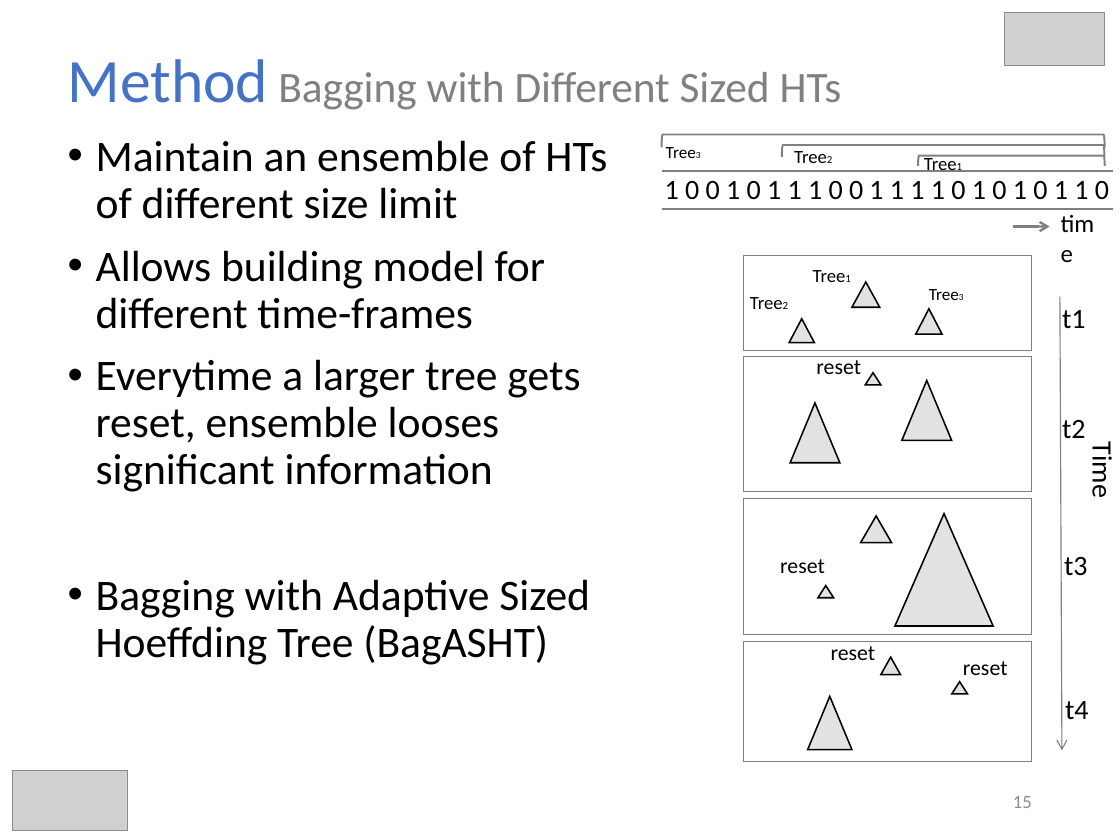
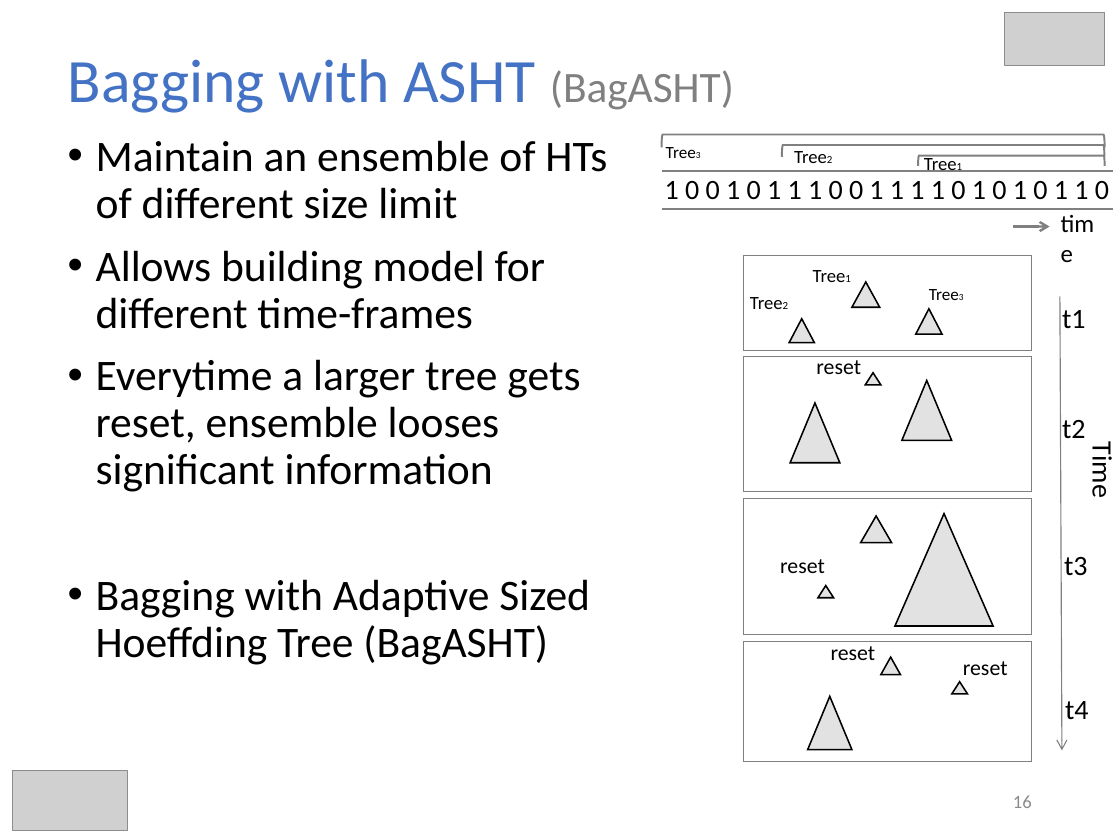
Before and after one commit to hmsgit/minestream, a slide deck: slide 16 of presentation/thesis.pptx (slide 15 before the commit). Drawn at 1120x840 pixels with LibreOffice and Linux fonts; fonts in the diff are those of the drawing; grey boxes stand for pictures. Boxes give left, top, right and bottom in pixels: in the first picture for what was removed or moved away, otherwise in the second. Text is boxed around its words. In the diff, an @@ line names an element or a change of style, - is before the commit and + after.

Commit message:
fixed titles

```diff
--- a/presentation/thesis.pptx
+++ b/presentation/thesis.pptx
@@ title at [68,59,734,113]: text changed; size 27.9 to 39.6 pt; text colour #808080 to #4472C4 @@
-Method Bagging with Different Sized HTs
+Bagging with ASHT (BagASHT)
@@ page number at [1013,795,1032,808]: text changed @@
-15
+16
```
Also in this commit, not shown: 18 other slides changed, 3 slides added, 1 slide removed.
